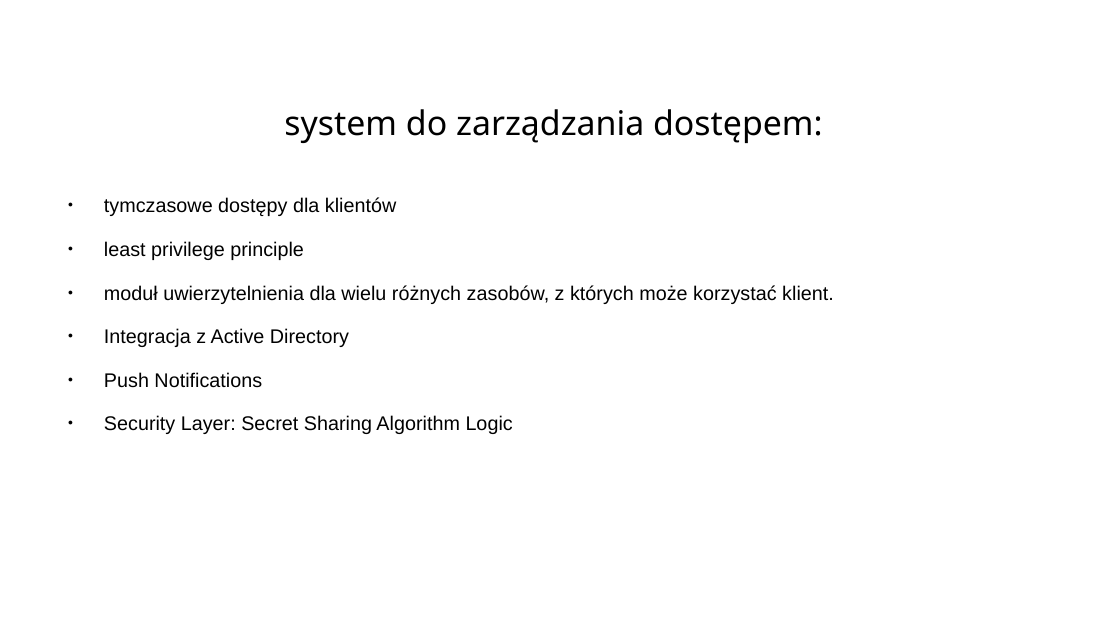
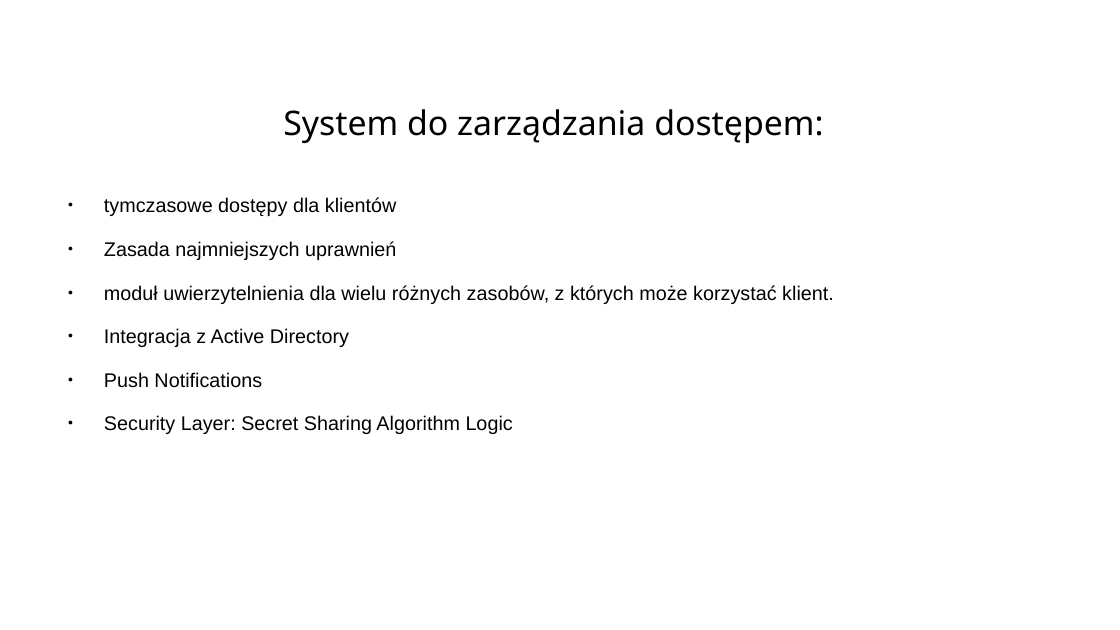
Before and after one commit to Nixam01/mzomi_BHL_2024, a slide deck: slide 2 of dokumentacja_projektu_Access_Broker.odp. Drawn at 1120x630 pixels with LibreOffice and Linux fonts; fonts in the diff are those of the drawing; background and template pictures are left out. Boxes give left, top, right and bottom in pixels: in the first picture for what was removed or moved away, otherwise in the second. Text is boxed around its words. In the diff, an @@ line names an element or a change of style, - is before the commit and + after.

```diff
--- a/dokumentacja_projektu_Access_Broker.odp
+++ b/dokumentacja_projektu_Access_Broker.odp
@@ title at [283, 109, 823, 143]: text changed @@
-system do zarządzania dostępem:
+System do zarządzania dostępem:
@@ text at [104, 241, 396, 260]: text changed @@
-● least privilege principle
+● Zasada najmniejszych uprawnień
```
Also in this commit, not shown: 5 other slides changed, 2 slides added, 1 slide removed.
